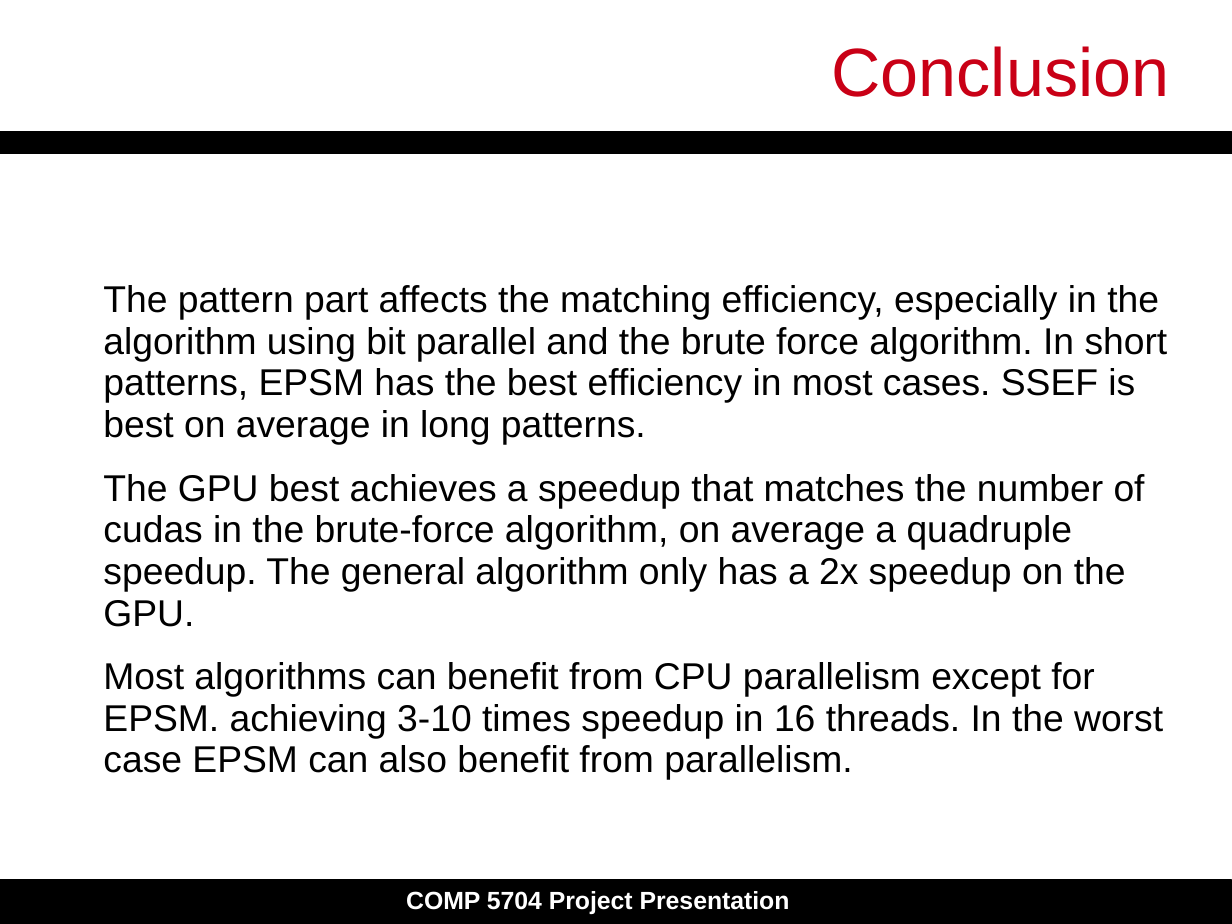
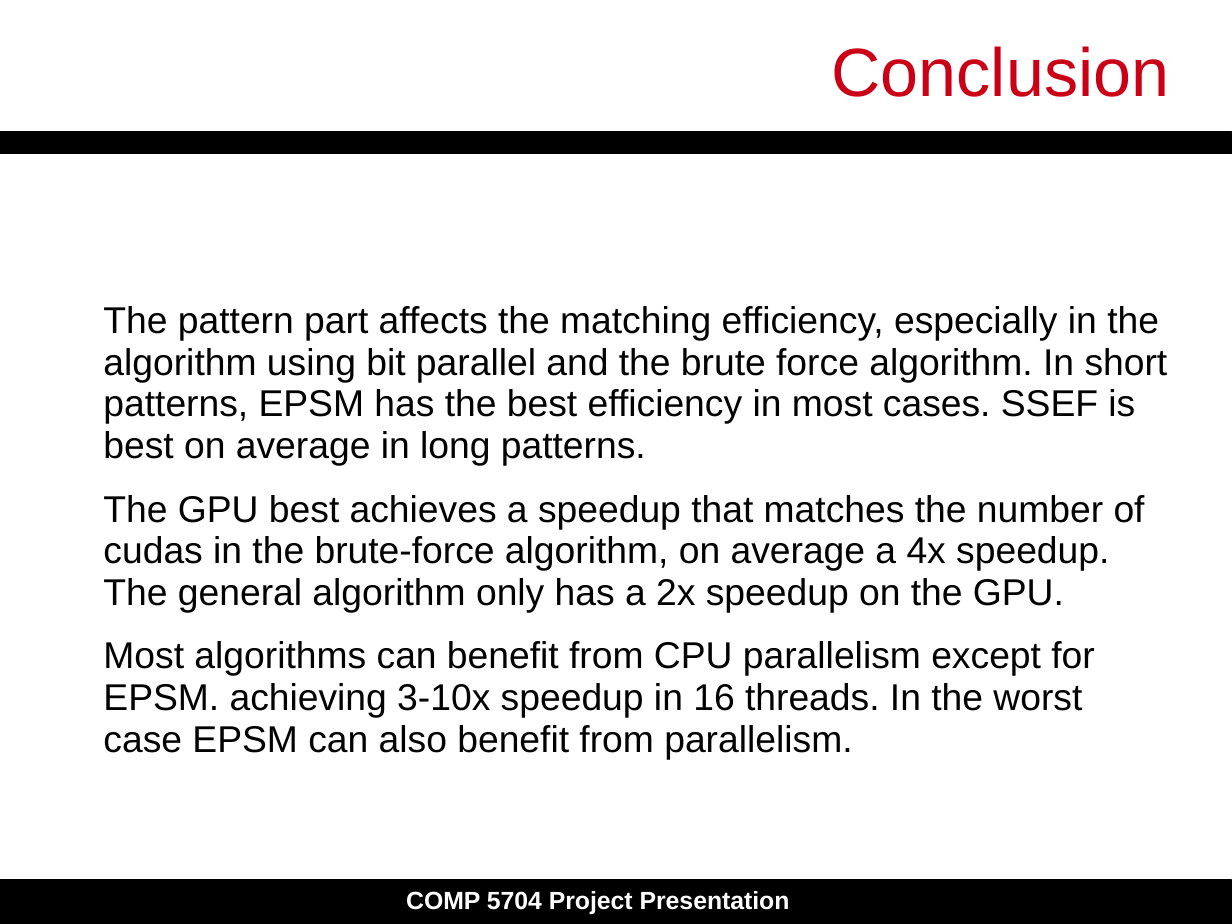
Before and after one commit to dengyull/COMP5704-project, a slide deck: slide 22 of Final_Presentation.pptx. Drawn at 1232x924 pixels with LibreOffice and Linux fonts; fonts in the diff are those of the drawing. Boxes give left, top, right and bottom in pixels: in the first picture for what was removed or moved away, otherwise in the second. Text is boxed around its words. In the diff, an @@ line names an element or a change of style, - is before the commit and + after.

```diff
--- a/Final_Presentation.pptx
+++ b/Final_Presentation.pptx
@@ text at bbox=[103, 495, 1145, 759]: text changed @@
-The GPU best achieves a speedup that matches the number of cudas in the brute-force algorithm, on average a quadruple speedup. The general algorithm only has a 2x speedup on the GPU.
-Most algorithms can benefit from CPU parallelism except for EPSM. achieving 3-10 times speedup in 16 threads. In the worst case EPSM can also benefit from parallelism.
+The GPU best achieves a speedup that matches the number of cudas in the brute-force algorithm, on average a 4x speedup. The general algorithm only has a 2x speedup on the GPU.
+Most algorithms can benefit from CPU parallelism except for EPSM. achieving 3-10x speedup in 16 threads. In the worst case EPSM can also benefit from parallelism.
```
